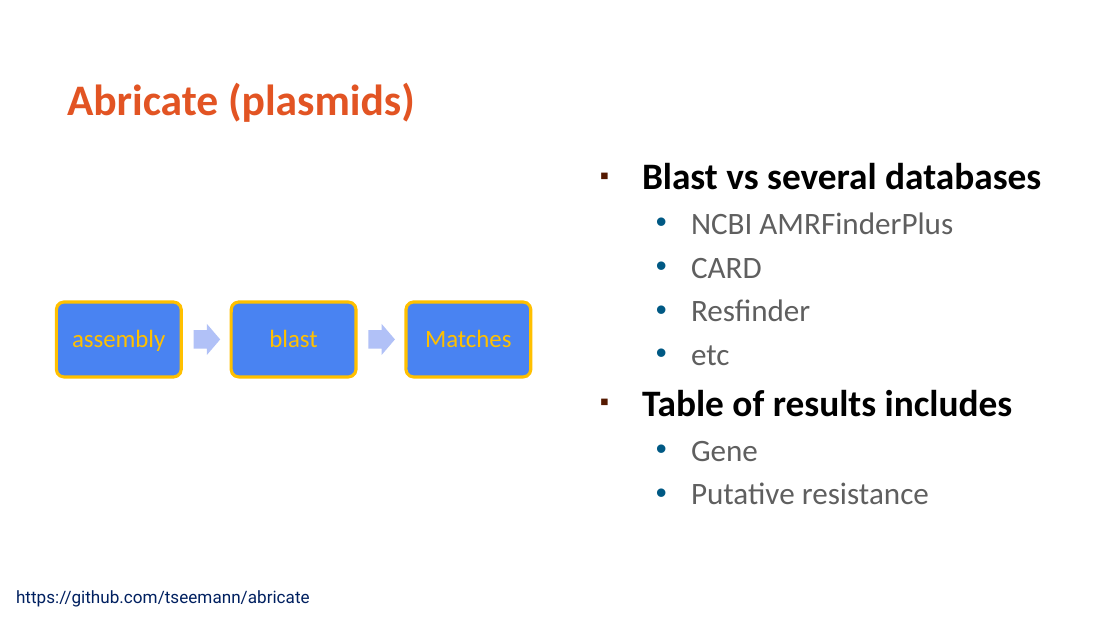
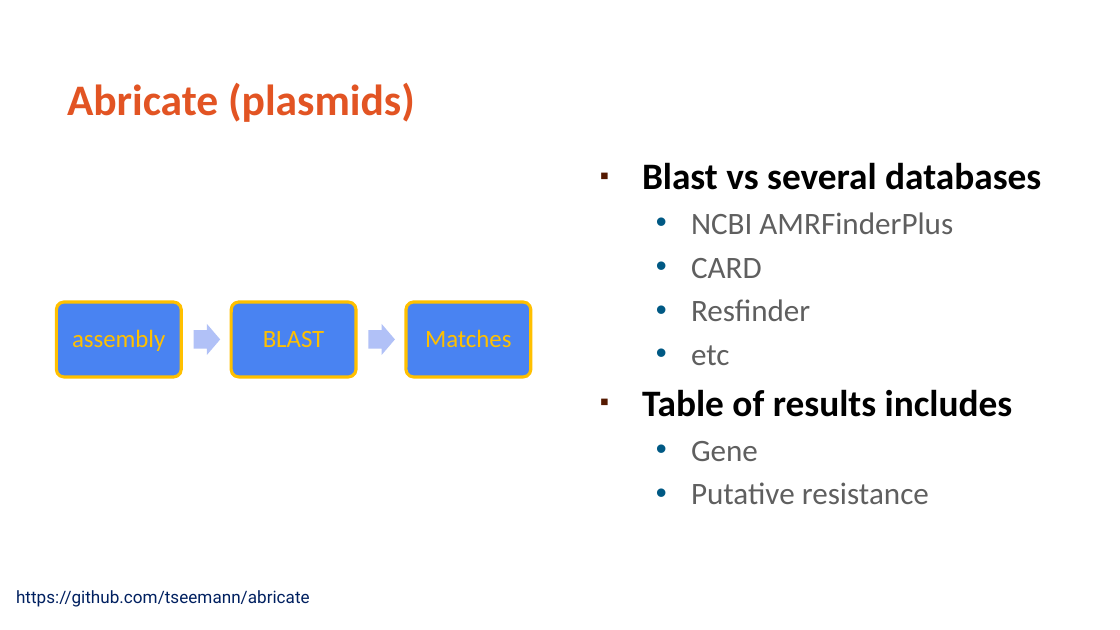
Before and after one commit to MicroBinfie/ESCMID-MGE-2022, a slide deck: slide 7 of slides/LeeKatz MGE tools.pptx. Drawn at 1120x630 pixels with LibreOffice and Linux fonts; fonts in the diff are those of the drawing; background and template pictures are left out. Boxes give left, top, right and bottom in pixels: in the first picture for what was removed or moved away, otherwise in the second. Text is boxed around its words. In the diff, an @@ line names an element or a change of style, - is before the commit and + after.

```diff
--- a/slides/LeeKatz MGE tools.pptx
+++ b/slides/LeeKatz MGE tools.pptx
@@ text at (x1=263, y1=331, x2=325, y2=347): text changed @@
-blast
+BLAST
```
Also in this commit, not shown: 12 other slides changed, 1 slide added.
